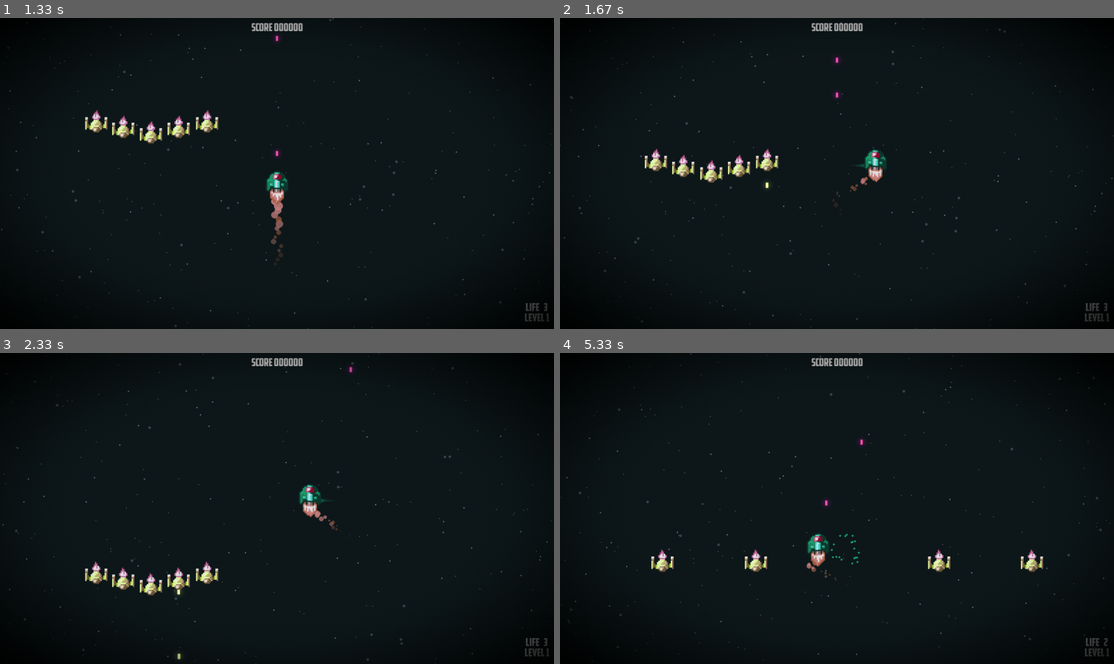
Above: before the commit, frames 1-4 (two rows, left to right).
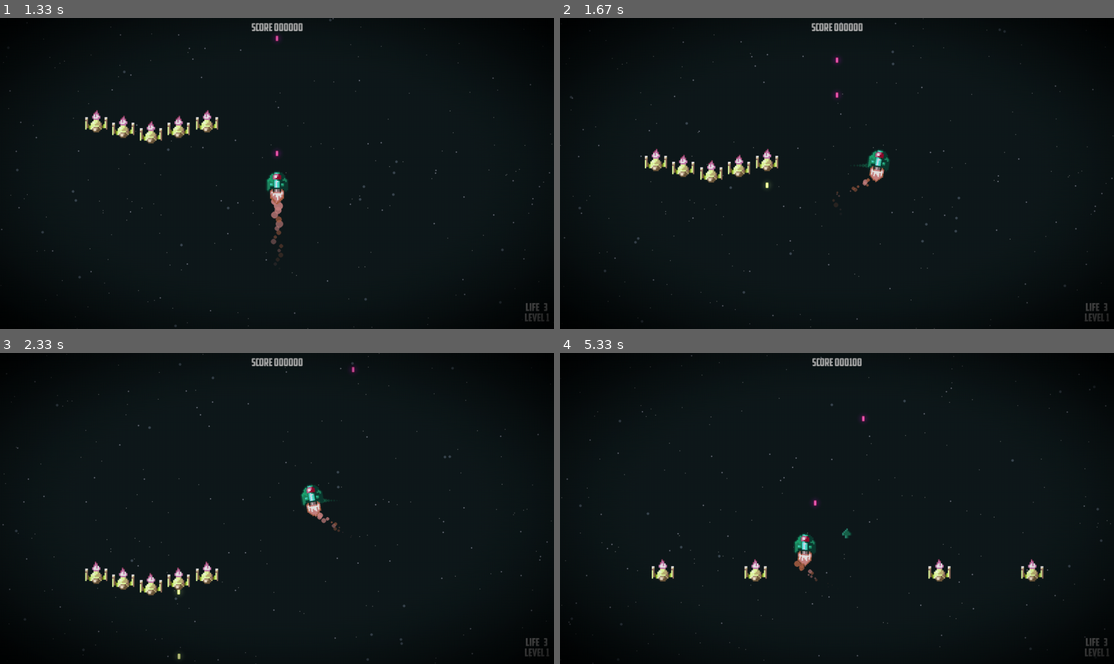
Above: after the commit, the same moments.

Repository: g-brrzzn/shootemup-Pygame
Game: pygame game, started from Game.py
Two runs of this game, one before a commit and one after it. Both use one fixed random seed, a clock stepped at 60 frames per second and the inputs below.
Inputs:
- Up to frame 1 (1.33 s): tap Enter at 0.33 s; tap Space at 0.67, 1.07 s; hold Up from 1 s (still down)
- Up to frame 2 (1.67 s): tap Space at 1.37, 1.57 s; release Up at 1.47 s; hold Right from 1.5 s (still down)
- Up to frame 3 (2.33 s): tap Space at 1.87, 2.07 s; release Right at 1.97 s; hold Left from 2 s (still down)
- Up to frame 4 (5.33 s): tap Space at 2.37, 2.63, 2.97, 3.27, 3.4, 3.8, 4.1, 4.47, 4.87, 5.17 s; release Left at 2.53 s; hold Down 2.57-2.87 s; hold Left 2.9-3.3 s; hold Up 3.33-3.7 s; hold Right 3.73-4.37 s; hold Down 4.4-4.77 s; hold Left 4.8-5.27 s; hold Right from 5.3 s (still down)

Frame 1 is identical in both runs. In frame 2, 0.3% of the frame differs, in the area x 52-60%, y 42-56%; in frame 3, 0.3%; in frame 4, 2.3%, in the area x 0-100%, y 0-99%.

Commit message:
Fix player angulation responsiveness
Make the player's rotation respond faster by increasing the interpolation multiplier used to update self.angle. In classes/Player.py the angle update was changed from (target_angle - self.angle) * 0.1 * dt to (target_angle - self.angle) * 15.0 * dt so turns are much snappier while keeping the dt scaling.

Diff:
--- a/classes/Player.py
+++ b/classes/Player.py
@@ -294,7 +294,7 @@
         if self.moving_right:
             target_angle = -10
 
-        self.angle += (target_angle - self.angle) * 0.1 * dt
+        self.angle += (target_angle - self.angle) * 15.0 * dt
 
         current_time = pygame.time.get_ticks()
         is_invincible = current_time - self.last_hit < self.invincibility_duration
